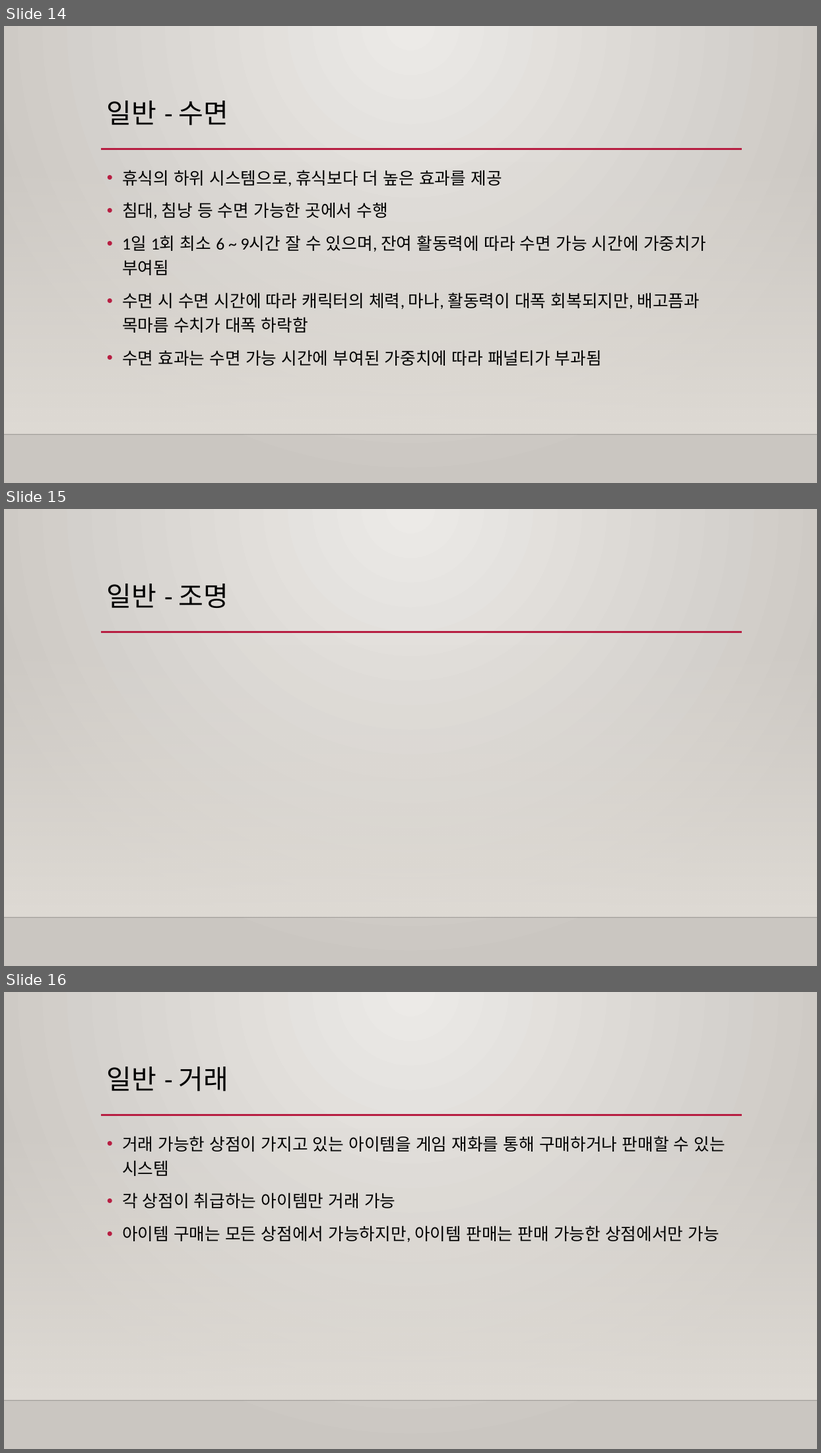
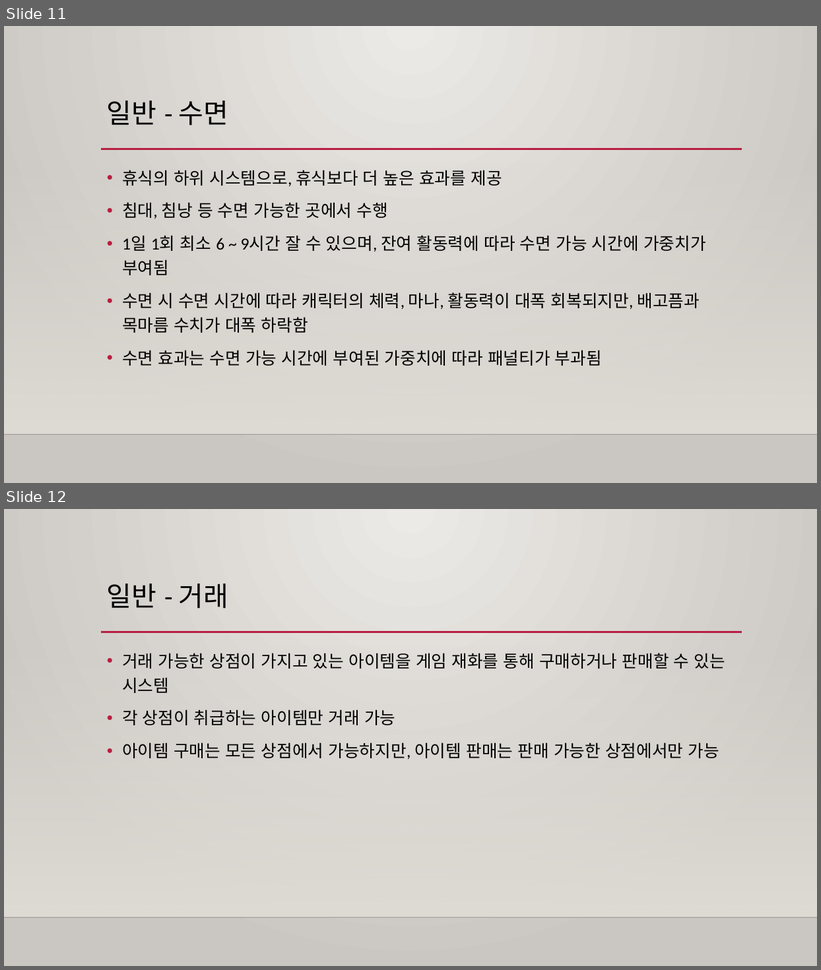
Before and after one commit to Raynia/Alchemist-Diary, a slide deck: Specification/Prototype/프로토타입 기획서.pptx. Shown one above the other, each under a label of ours: slides 14, 15 and 16 before the commit, slides 11 and 12 after it. The pictures are 821x1453 and 821x970 pixels, drawn with LibreOffice and Linux fonts; fonts in the diff are those of the drawing; background and template pictures are left out. Boxes give left, top, right and bottom in pixels: in the first picture for what was removed or moved away, otherwise in the second. Text is boxed around its words. In the diff, an @@ line names an element or a change of style, - is before the commit and + after.

```diff
--- a/Specification/Prototype/프로토타입 기획서.pptx
+++ b/Specification/Prototype/프로토타입 기획서.pptx
@@ slide 15 removed at [4,509,817,966], background gradient #ECEAE7 to #CAC7C1; not listed: 3 template elements that a slide beside it also shows @@
@@ title removed at [107,584,229,608] @@
-일반 - 조명
@@ what was slide 14 is now slide 11 @@
@@ what was slide 16 is now slide 12 @@
```
Also in this commit, not shown: 4 slides changed, 3 other slides removed.
